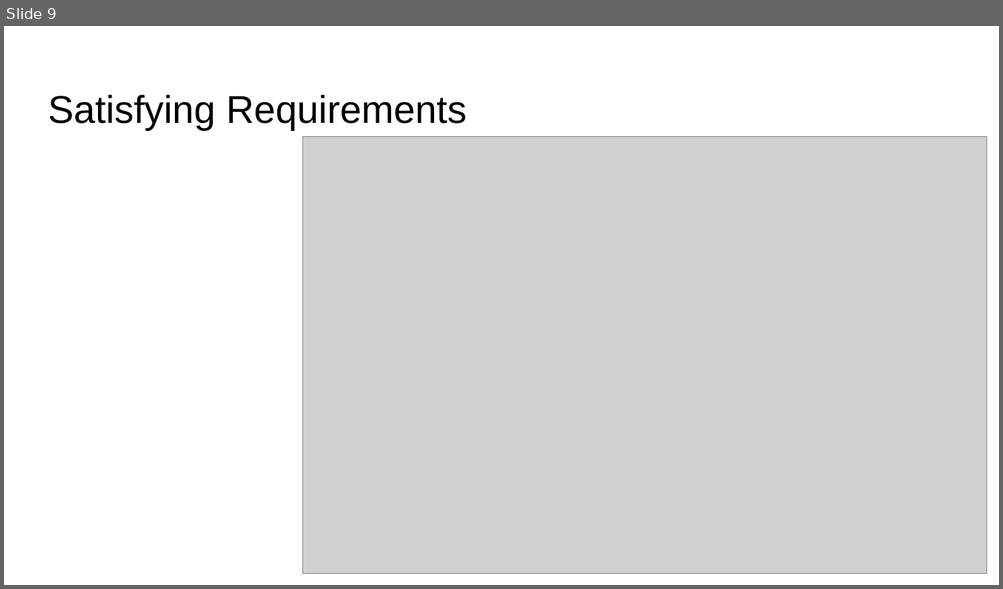
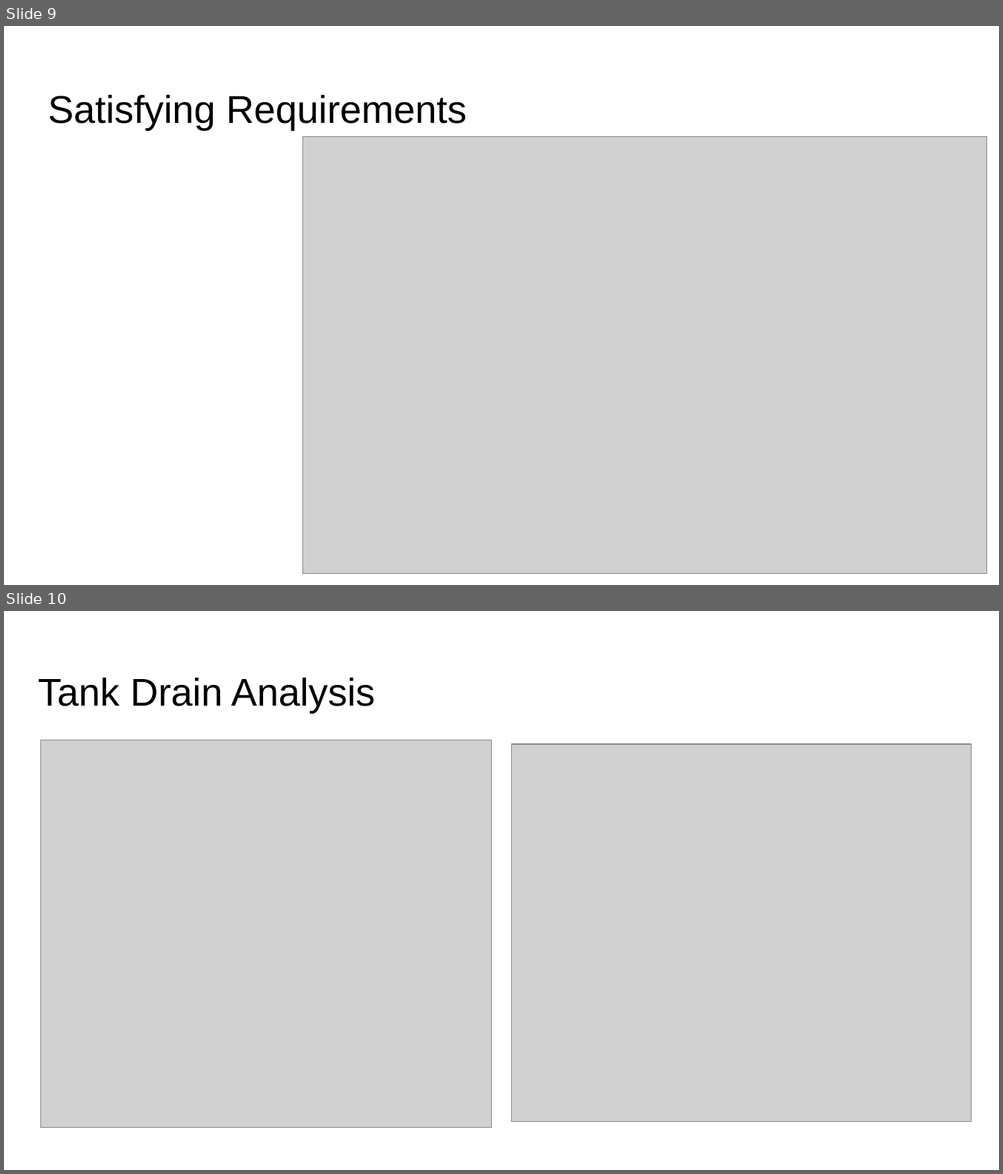
Before and after one commit to jlajr36/WaterDistribution_Model, a slide deck: WDS Design.odp. Shown one above the other, each under a label of ours: slide 9 before the commit, slides 9 and 10 after it. The pictures are 1003x589 and 1003x1174 pixels, drawn with LibreOffice and Linux fonts; fonts in the diff are those of the drawing; grey boxes stand for pictures. Boxes give left, top, right and bottom in pixels: in the first picture for what was removed or moved away, otherwise in the second. Text is boxed around its words. In the diff, an @@ line names an element or a change of style, - is before the commit and + after.

Commit message:
Add tank analysis with filter.

```diff
--- a/WDS Design.odp
+++ b/WDS Design.odp
@@ slide 10 added at <box>4,611,999,1170</box>, background #FFFFFF @@
@@ title added at <box>38,678,375,713</box>, 28 pt, text #000000 @@
+Tank Drain Analysis
@@ picture added at <box>41,741,492,1128</box> @@
@@ picture added at <box>511,744,970,1122</box> @@
```
Also in this commit, not shown: 4 other files.
